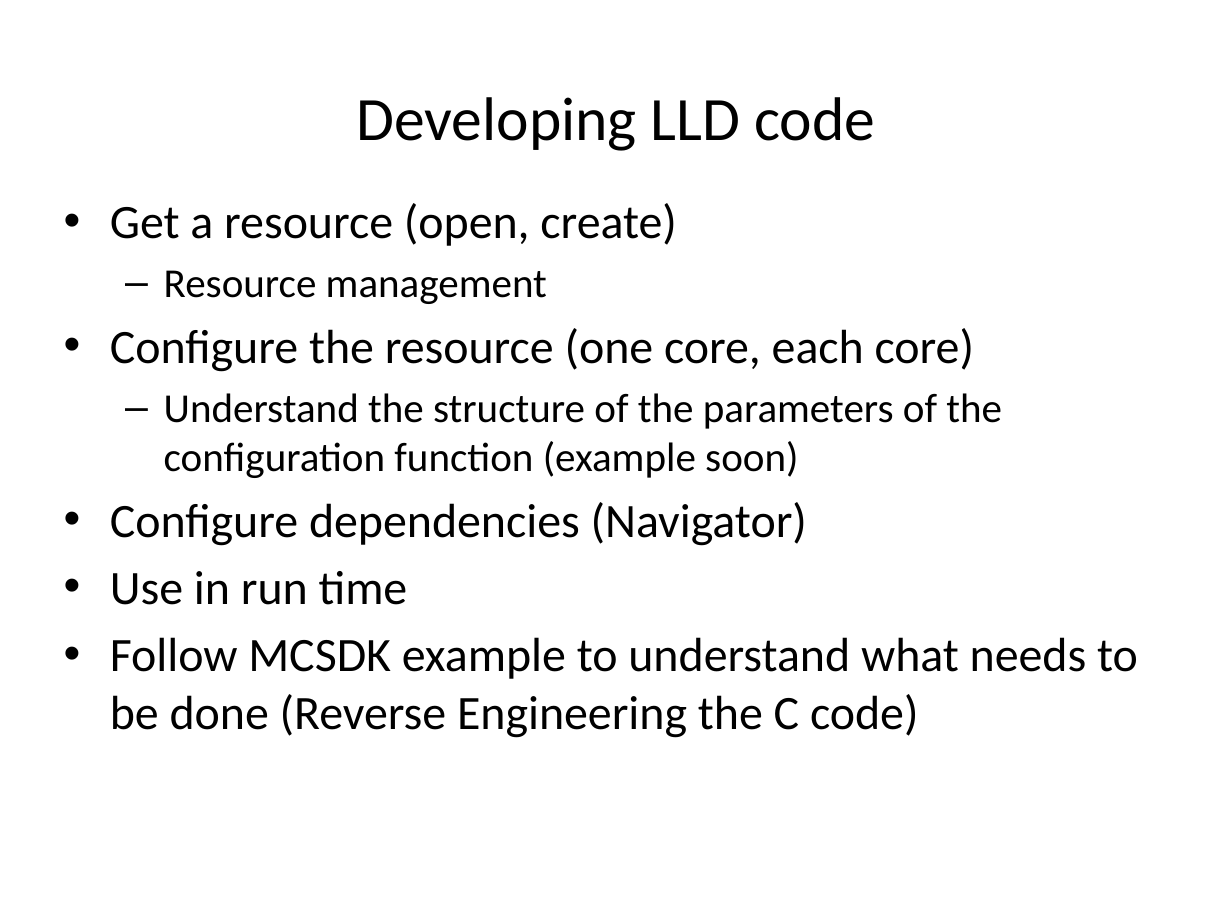
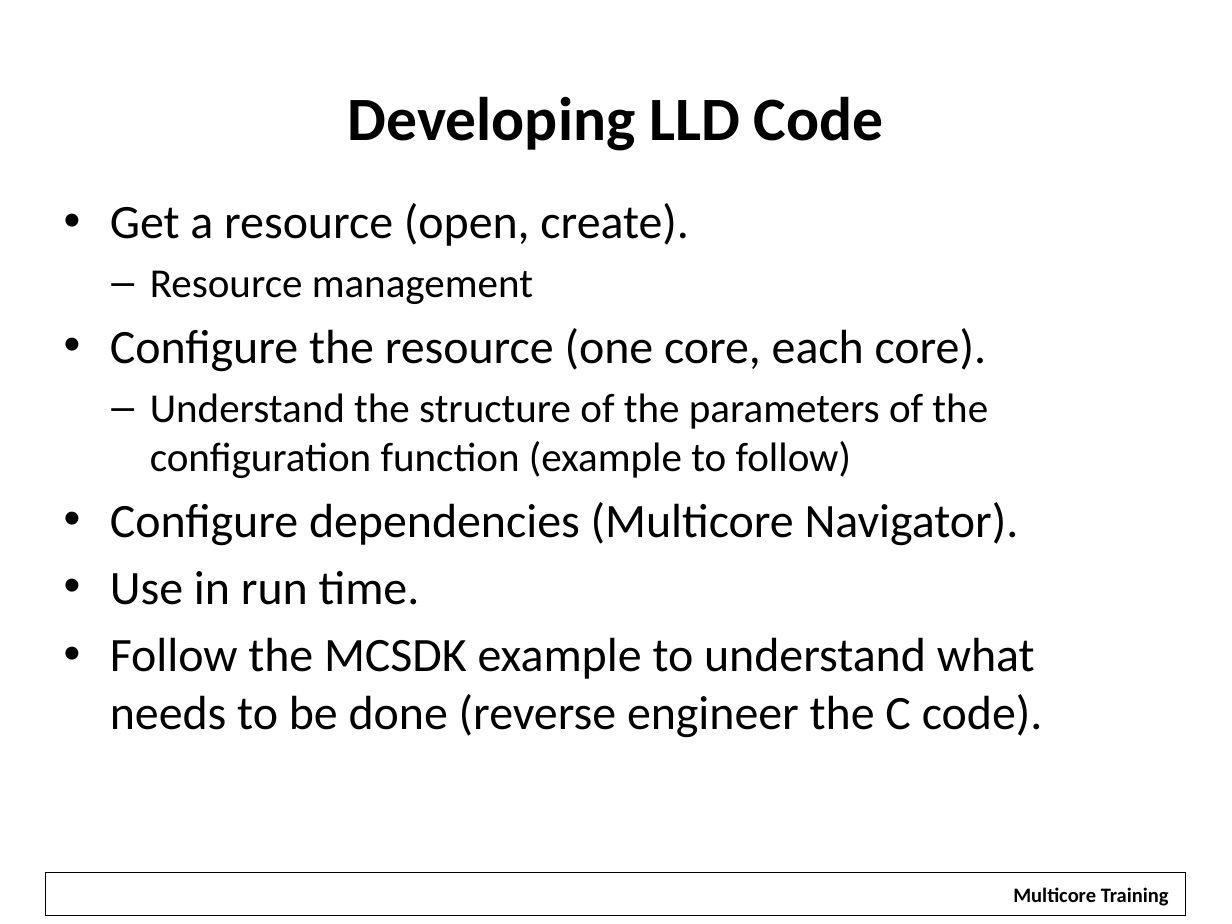
Before and after one commit to hari1989/keystone-workshop, a slide deck: slide 49 of preliminary/Working/presentations/KeyStone Peripherals Usage.pptx (slide 47 before the commit). Drawn at 1232x924 pixels with LibreOffice and Linux fonts; fonts in the diff are those of the drawing; background and template pictures are left out. Boxes give left, top, right and bottom in pixels: in the first picture for what was removed or moved away, otherwise in the second. Text is boxed around its words. In the diff, an @@ line names an element or a change of style, - is before the commit and + after.

```diff
--- a/preliminary/Working/presentations/KeyStone Peripherals Usage.pptx
+++ b/preliminary/Working/presentations/KeyStone Peripherals Usage.pptx
@@ title at <box>348,96,884,151</box>: text changed; bold on @@
-Developing LLD code
+Developing LLD Code
@@ text at <box>110,203,688,246</box>: text changed @@
-• Get a resource (open, create)
+• Get a resource (open, create).
@@ text at <box>150,270,533,304</box>: indent changed @@
@@ text at <box>110,328,1043,738</box>: text changed @@
-• Configure the resource (one core, each core)
-  – Understand the structure of the parameters of the configuration function (example soon)
-• Configure dependencies (Navigator)
-• Use in run time
-• Follow MCSDK example to understand what needs to be done (Reverse Engineering the C code)
+• Configure the resource (one core, each core).
+  – Understand the structure of the parameters of the configuration function (example to follow)
+• Configure dependencies (Multicore Navigator).
+• Use in run time.
+• Follow the MCSDK example to understand what needs to be done (reverse engineer the C code).
@@ rectangle added at <box>46,872,1186,915</box>, outline #000000 0.75 pt @@
@@ rectangle added at <box>999,876,1181,913</box>, fill #FFFFFF, 12 pt, text #000000, bold @@
+Multicore Training
```
Also in this commit, not shown: 83 other slides changed, 8 slides added, 5 slides removed.
